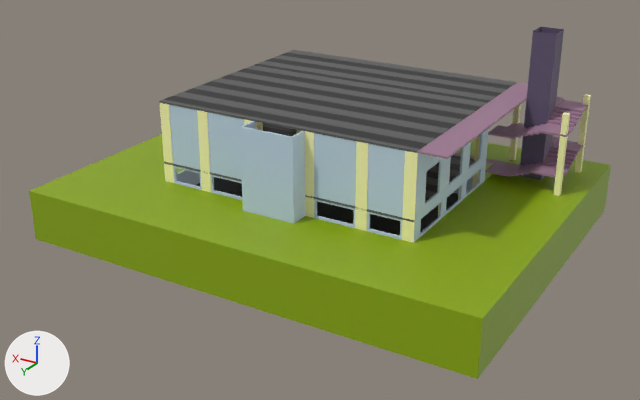
The glTF model public/Masjid.glb as it was, and as the next commit left it.
Rendered twice from a 50 mm camera at (-34.0, 57.5, 25.1) aimed at (-0.6, 1.7, -2.8). The axes (+X, +Y, +Z) are drawn at lower left. The lights are the same throughout. Where no turn or scale is listed for an object, it has been applied to the vertices. Vertices at the same position are counted once.

In view in the first picture: 'BC', 'BS', 'Ground', 'Lift', 'MainWall_1st', 'UGFloor', 'floor', 'floor.001', 'frontStairs.001', 'liftBeam', 'stairs'.
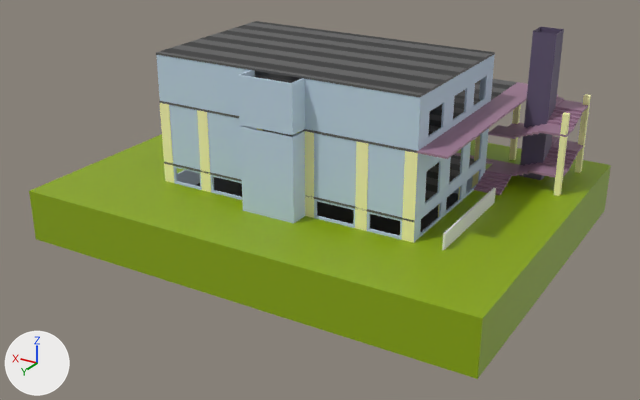
Where the newer file only moved an object's origin or applied its transform, the numbers keep the older frame.

What differs and where, as boxes (x1, y1, x2, y2) in the pictures (640 x 400 px):
'MainWall_1st.001', added: after (156, 54, 495, 151)
'floor.002', added: after (156, 21, 495, 97)
    faces in mat_floor1 (dark grey #5c5c5c): (156, 22, 495, 97)
    faces in mat_floor2 (black #292929): (161, 21, 494, 93)
'Cube', added: after (442, 188, 496, 250)
'frontStairs.001', reshaped (31% wider, 112% taller): before (485, 162, 520, 177); after (474, 162, 520, 195)
part 1 of me_cube_001, built on: before (485, 169, 512, 177); after (474, 169, 512, 195)
'floor.001', unchanged, covered by the edit: before (159, 50, 517, 153); after (159, 71, 517, 153)

Patch to the scene script:
```diff
--- a/public/Masjid.glb.py
+++ b/public/Masjid.glb.py
@@ me_cube_001 @@
 # used by ob_frontstairs_001; location = (-12.18, -10.68, -1.61)
-me_cube_001.from_pydata(...)  # 38 vertices, 72 faces; spans x -1.15..0.98, y -0.23..4.34, z -0.08..0.84
+me_cube_001.from_pydata(...)  # 72 vertices, 140 faces; spans x -1.15..0.98, y -0.23..6.63, z -0.08..0.84
+# me_cube_001 part 1
+# 10 faces are deleted
+# 19 vertices are added at x -1.15..0.98, y 3.2..6.63, z -0.08..0.84
+# 15 new vertices lie (2.13, 0.0, 0.0) away from vertices in x -1.15, y 4.34..6.63, z -0.08..0.69
+# 78 new faces join them
 me_cube_001.materials.append(mat_stairs)
@@ me_cube_009 @@
+me_cube_009.from_pydata(...)  # a box spanning x -0.08..0.08, y 1.61..11.08, z 0.0..1.22
@@ me_cube_005 @@
+me_cube_005.from_pydata(...)  # 460 vertices, 832 faces; spans x -11.0..11.0, y -14.8..0.1, z 0.0..3.7
+me_cube_005.materials.append(mat_wall)  # blue #c0d5e7
@@ ob_cube @@
+ob_cube = bpy.data.objects.new('Cube', me_cube_009)
+ob_cube.location = (-13.41, -4.12, -1.69)
@@ ob_floor_002 @@
+ob_floor_002 = bpy.data.objects.new('floor.002', me_plane_004.copy())  # the mesh of ob_floor
+ob_floor_002.location = (-0.19, 0.39, 8.75)
@@ ob_mainwall_1st_001 @@
+ob_mainwall_1st_001 = bpy.data.objects.new('MainWall_1st.001', me_cube_005)
+ob_mainwall_1st_001.location = (-0.19, 8.45, 5.02)
```
